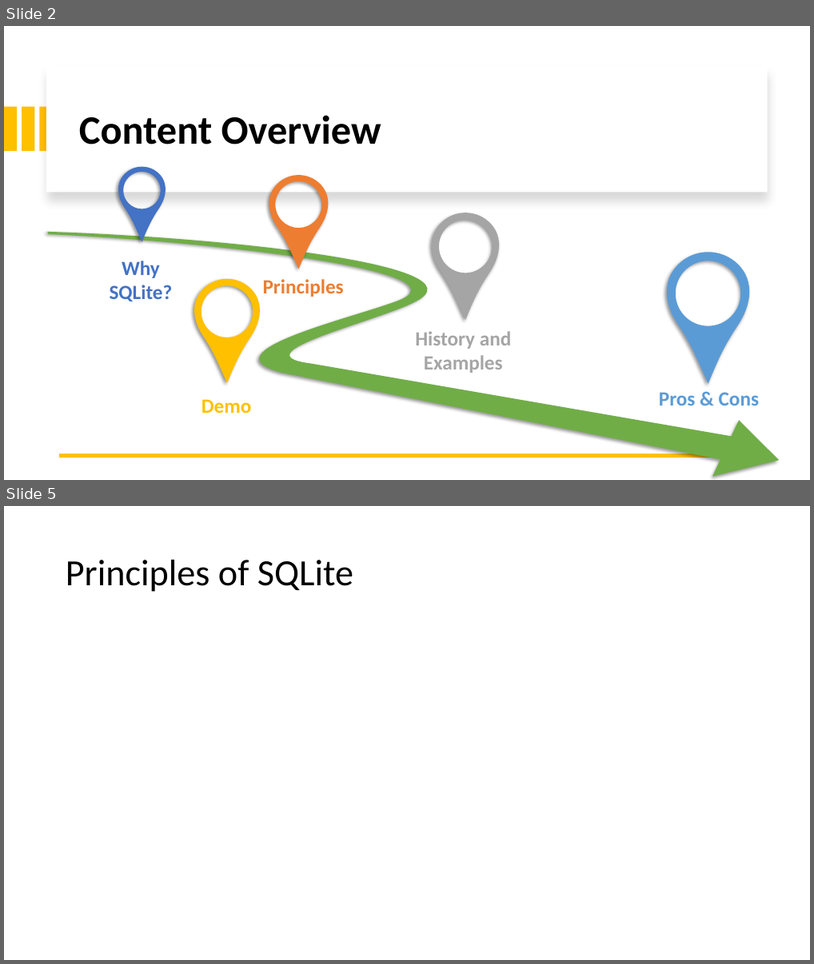
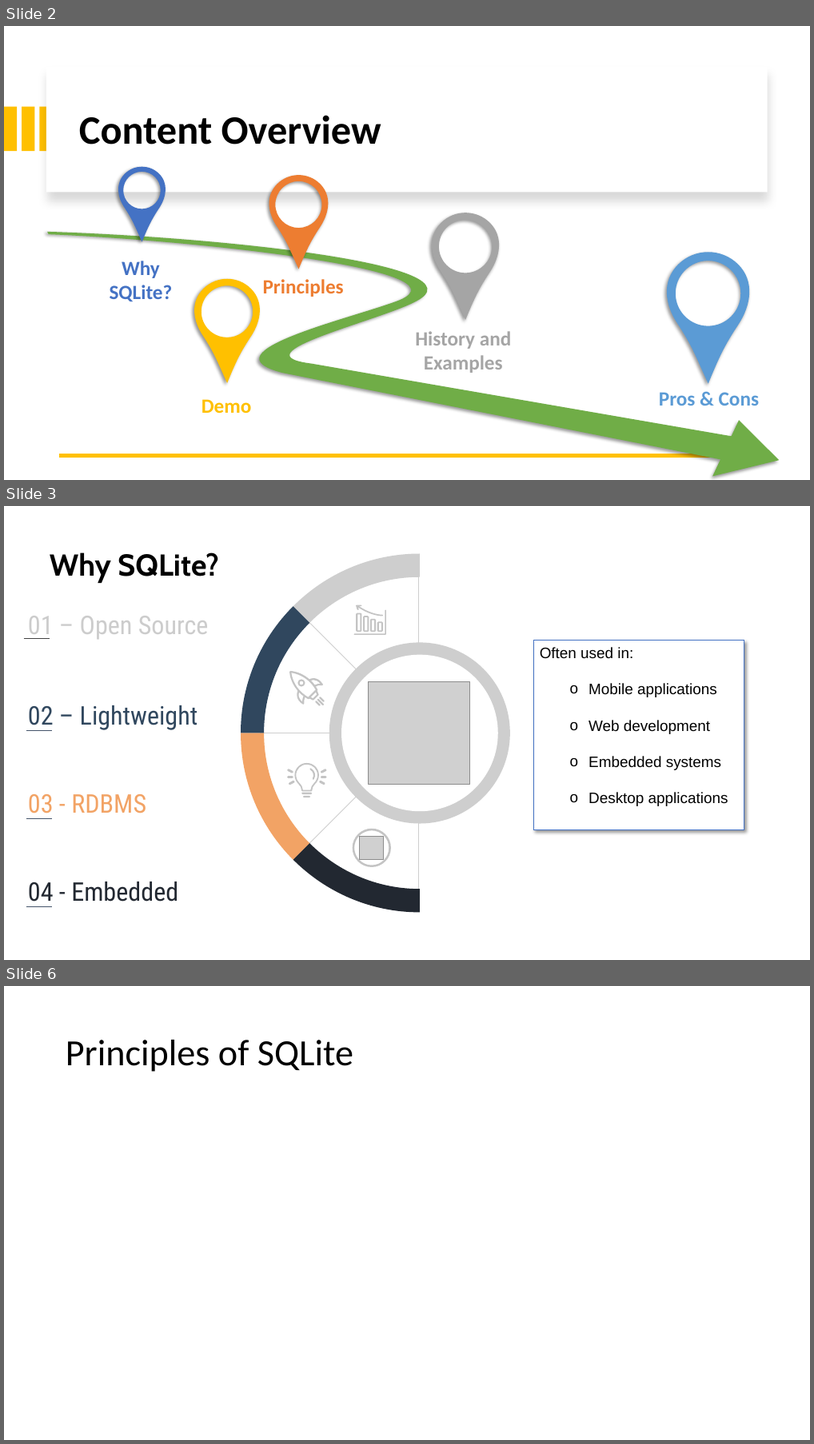
Before and after one commit to AntonioPirani/SQLiteProject, a slide deck: Presentation.pptx. Shown one above the other, each under a label of ours: slides 2 and 5 before the commit, slides 2, 3 and 6 after it; the slides between them are not shown. The pictures are 814x964 and 814x1444 pixels, drawn with LibreOffice and Linux fonts; fonts in the diff are those of the drawing; grey boxes stand for pictures. Boxes give left, top, right and bottom in pixels: in the first picture for what was removed or moved away, otherwise in the second. Text is boxed around its words. In the diff, an @@ line names an element or a change of style, - is before the commit and + after.

```diff
--- a/Presentation.pptx
+++ b/Presentation.pptx
@@ slide 3 added at bbox=[4, 506, 810, 960], background #FFFFFF @@
@@ text added at bbox=[50, 552, 219, 583], 36 pt, text #000000, bold @@
+Why SQLite?
@@ text added at bbox=[28, 616, 209, 639], 30.7 pt, text #CCCCCC @@
+01 – Open Source
@@ line added from (24, 638) to (50, 638), #434343 0.75 pt @@
@@ rectangle added at bbox=[534, 640, 745, 830], fill #FFFFFF, outline #4472C4 1 pt, 18 pt, text #000000 @@
+Often used in:
+  o Mobile applications
+  o Web development
+  o Embedded systems
+  o Desktop applications
@@ picture added at bbox=[368, 681, 470, 784] @@
@@ text added at bbox=[28, 705, 198, 731], 30.7 pt, text #30475E @@
+02 – Lightweight
@@ line added from (26, 730) to (52, 730), #44546A 0.75 pt @@
@@ text added at bbox=[28, 794, 146, 819], 30.7 pt, text #F2A365 @@
+03 - RDBMS
@@ line added from (26, 818) to (52, 818), #44546A 0.75 pt @@
@@ picture added at bbox=[360, 836, 384, 860] @@
@@ group added at bbox=[241, 554, 510, 912]: 33 freeform shapes @@
@@ text added at bbox=[28, 881, 178, 907], 30.7 pt, text #222831 @@
+04 - Embedded
@@ line added from (26, 906) to (52, 906), #44546A 0.75 pt @@
@@ what was slide 5 is now slide 6 @@
```
Also in this commit, not shown: 3 slides changed, 1 slide removed.
